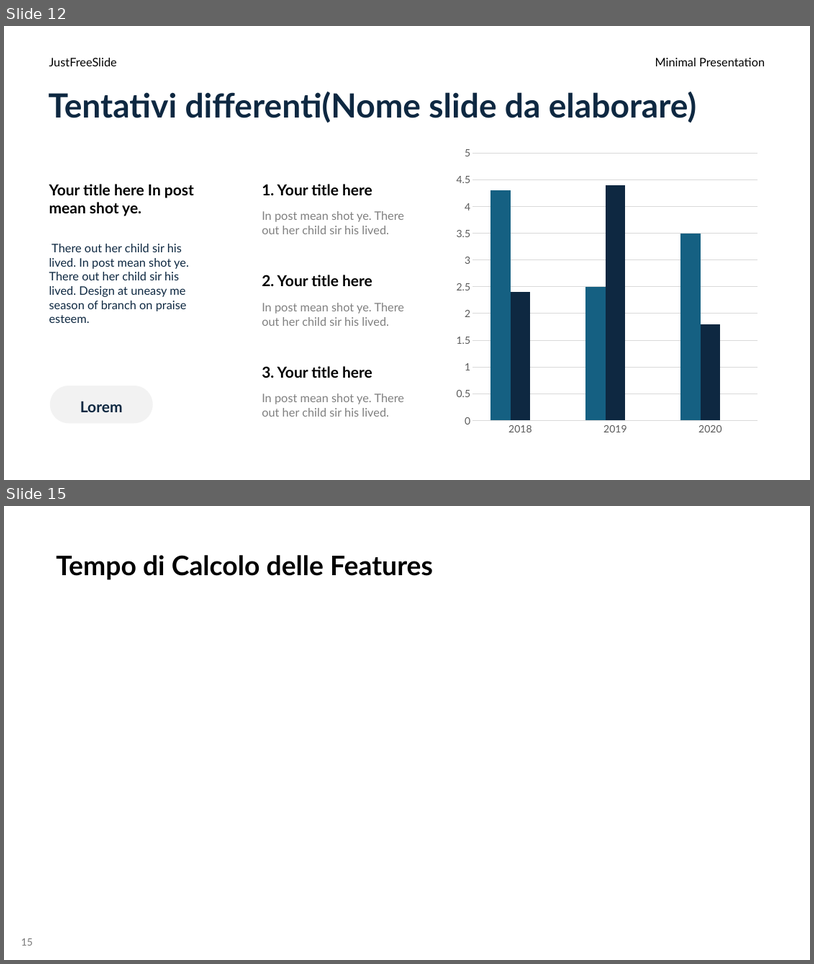
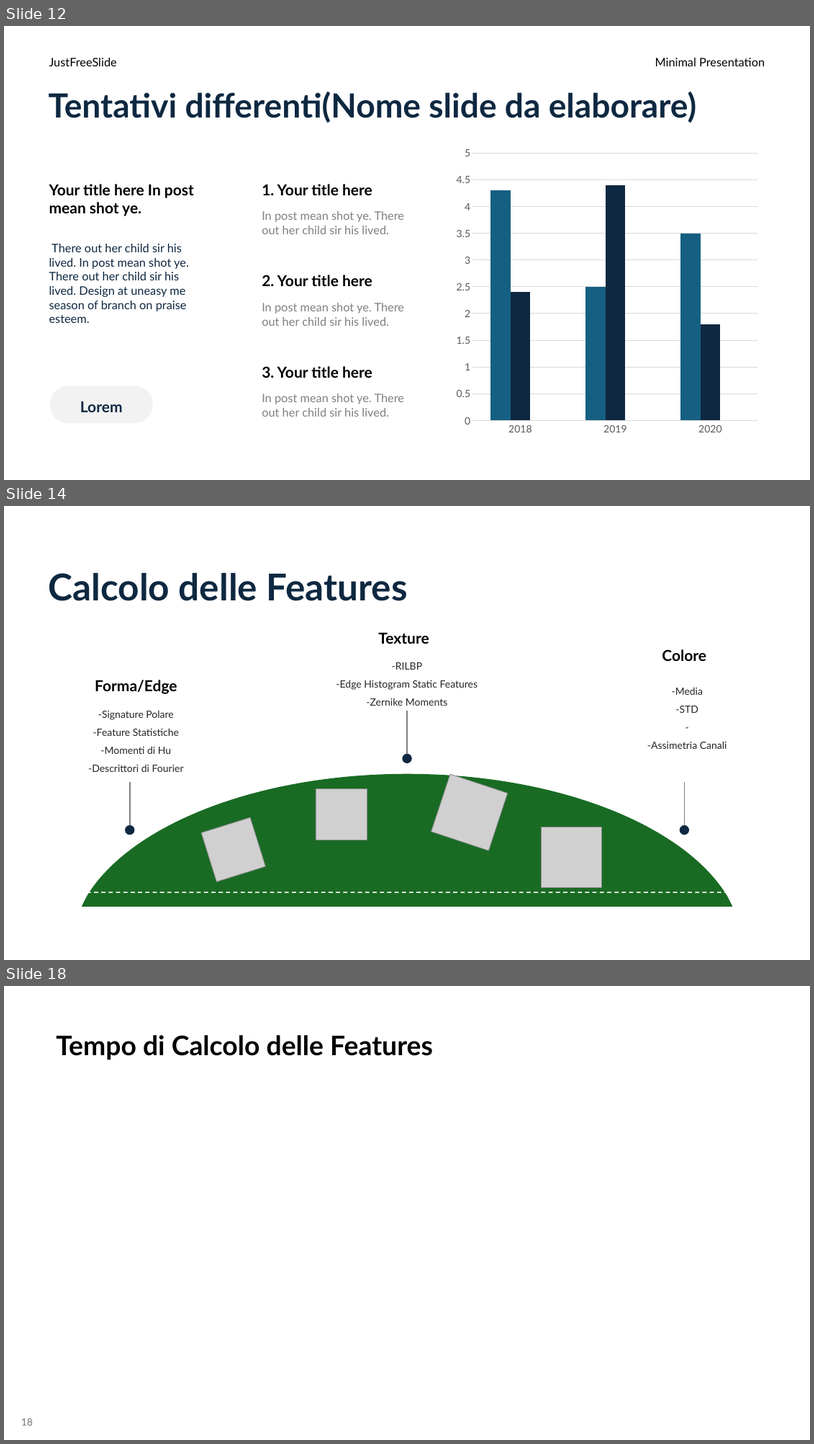
Before and after one commit to aleeteo/leaf_ID, a slide deck: presentazione/ProjectLeafWIP.pptx. Shown one above the other, each under a label of ours: slides 12 and 15 before the commit, slides 12, 14 and 18 after it; the slides between them are not shown. The pictures are 814x964 and 814x1444 pixels, drawn with LibreOffice and Linux fonts; fonts in the diff are those of the drawing; grey boxes stand for pictures. Boxes give left, top, right and bottom in pixels: in the first picture for what was removed or moved away, otherwise in the second. Text is boxed around its words. In the diff, an @@ line names an element or a change of style, - is before the commit and + after.

```diff
--- a/presentazione/ProjectLeafWIP.pptx
+++ b/presentazione/ProjectLeafWIP.pptx
@@ slide 14 added at [4,506,810,960], background #FFFFFF @@
@@ title added at [49,573,408,601], 44 pt, text #0E2841, bold @@
+Calcolo delle Features
@@ text added at [378,632,429,644], 18 pt, text #000000, bold @@
+Texture
@@ text added at [662,649,707,661], 18 pt, text #000000, bold @@
+Colore
@@ text added at [336,662,478,705], 12 pt, text #262626 @@
+-RILBP
+-Edge Histogram Static Features
+-Zernike Moments
@@ text added at [95,680,178,694], 18 pt, text #000000, bold @@
+Forma/Edge
@@ text added at [648,687,728,749], 12 pt, text #262626 @@
+-Media
+-STD
+-
+-Assimetria Canali
@@ text added at [88,710,184,772], 12 pt, text #262626 @@
+-Signature Polare
+-Feature Statistiche
+-Momenti di Hu
+-Descrittori di Fourier
@@ line added from (407, 754) to (407, 710), #808080 1.5 pt @@
@@ freeform shape added at [72,759,742,892], outline #FFFFFF 1.25 pt dashed @@
@@ ellipse added at [403,754,412,763], fill #0E2841 @@
@@ ellipse added at [404,755,411,762], fill #0E2841 @@
@@ freeform shape added at [82,774,733,906], fill #196B24 @@
@@ line added from (130, 825) to (130, 782), #808080 1.5 pt @@
@@ picture added at [432,774,508,850] @@
@@ line added from (685, 825) to (685, 782), #808080 1.5 pt @@
@@ picture added at [316,789,368,841] @@
@@ ellipse added at [125,825,134,834], fill #0E2841 @@
@@ ellipse added at [127,826,133,833], fill #0E2841 @@
@@ picture added at [201,817,266,882] @@
@@ picture added at [542,826,602,887] @@
@@ ellipse added at [680,825,689,834], fill #0E2841 @@
@@ ellipse added at [682,826,687,833], fill #0E2841 @@
@@ what was slide 15 is now slide 18 @@
@@ page number at [21,1418,33,1425]: text changed @@
-15
+18
```
Also in this commit, not shown: 2 slides changed, 3 other slides added, 1 slide removed.
